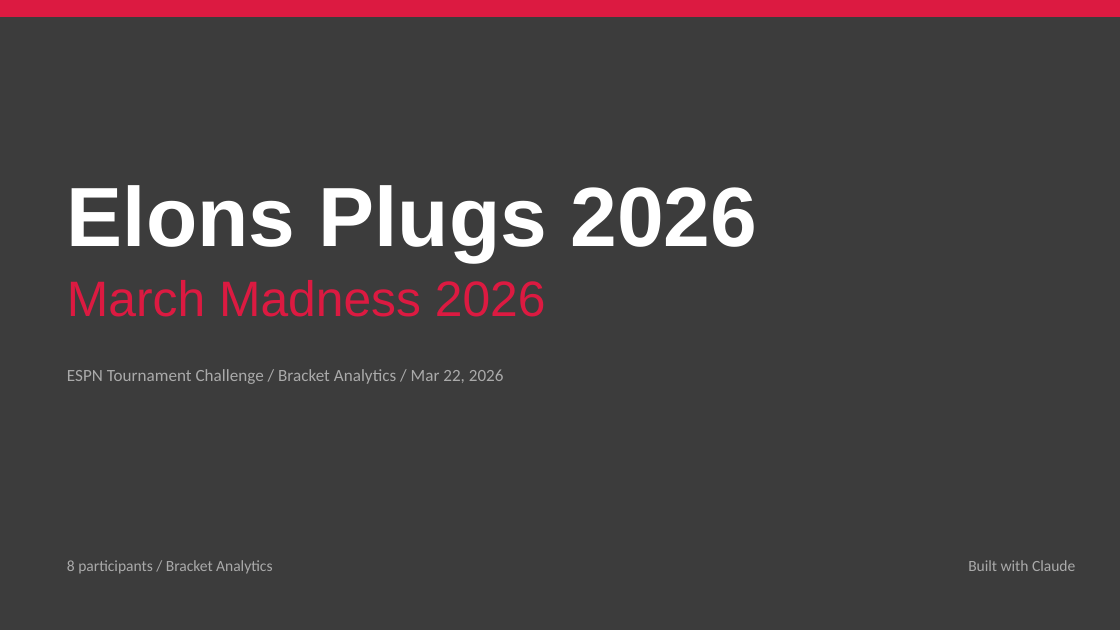
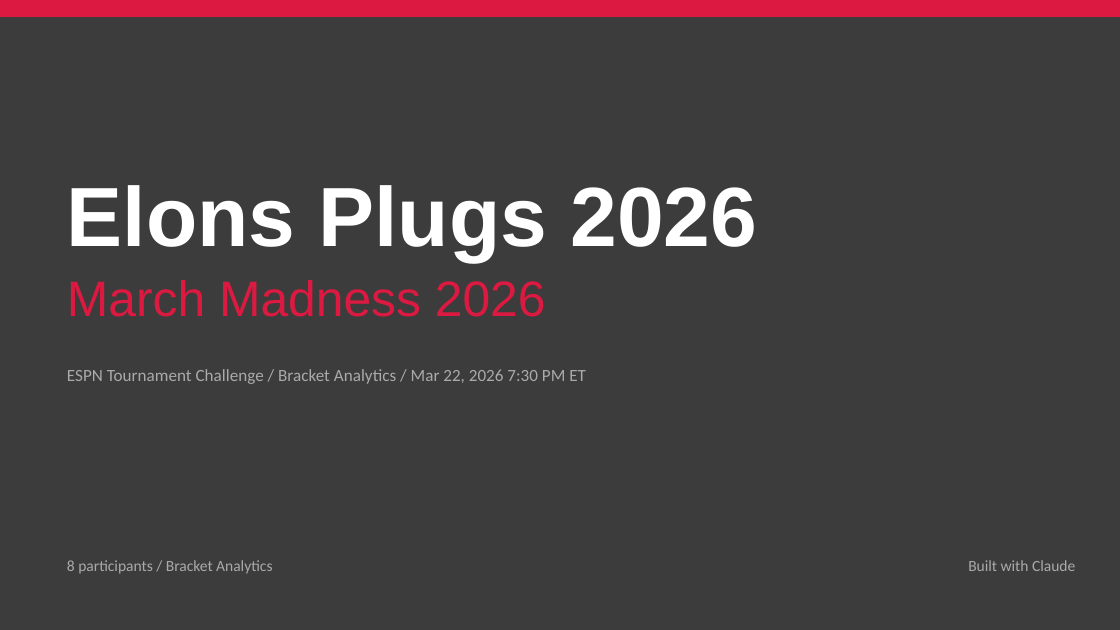
Before and after one commit to tdswim/Elons-Plugs-2026, a slide deck: slide 1 of Elons_Plugs_Deck.pptx. Drawn at 1120x630 pixels with LibreOffice and Linux fonts; fonts in the diff are those of the drawing. Boxes give left, top, right and bottom in pixels: in the first picture for what was removed or moved away, otherwise in the second. Text is boxed around its words. In the diff, an @@ line names an element or a change of style, - is before the commit and + after.

```diff
--- a/Elons_Plugs_Deck.pptx
+++ b/Elons_Plugs_Deck.pptx
@@ text at (x1=67, y1=369, x2=586, y2=384): text changed @@
-ESPN Tournament Challenge / Bracket Analytics / Mar 22, 2026
+ESPN Tournament Challenge / Bracket Analytics / Mar 22, 2026 7:30 PM ET
```
Also in this commit, not shown: 10 other slides changed.
